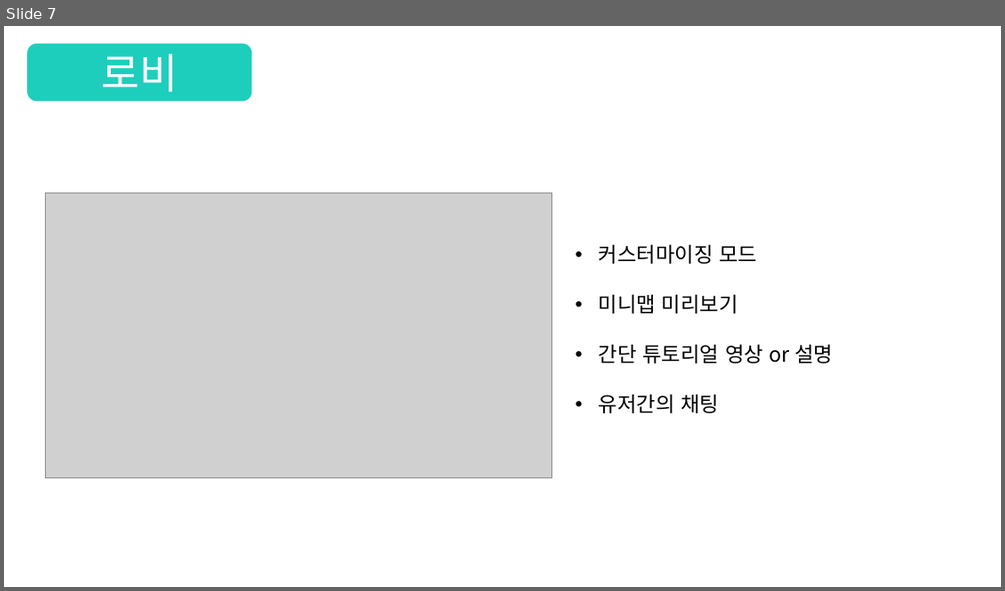
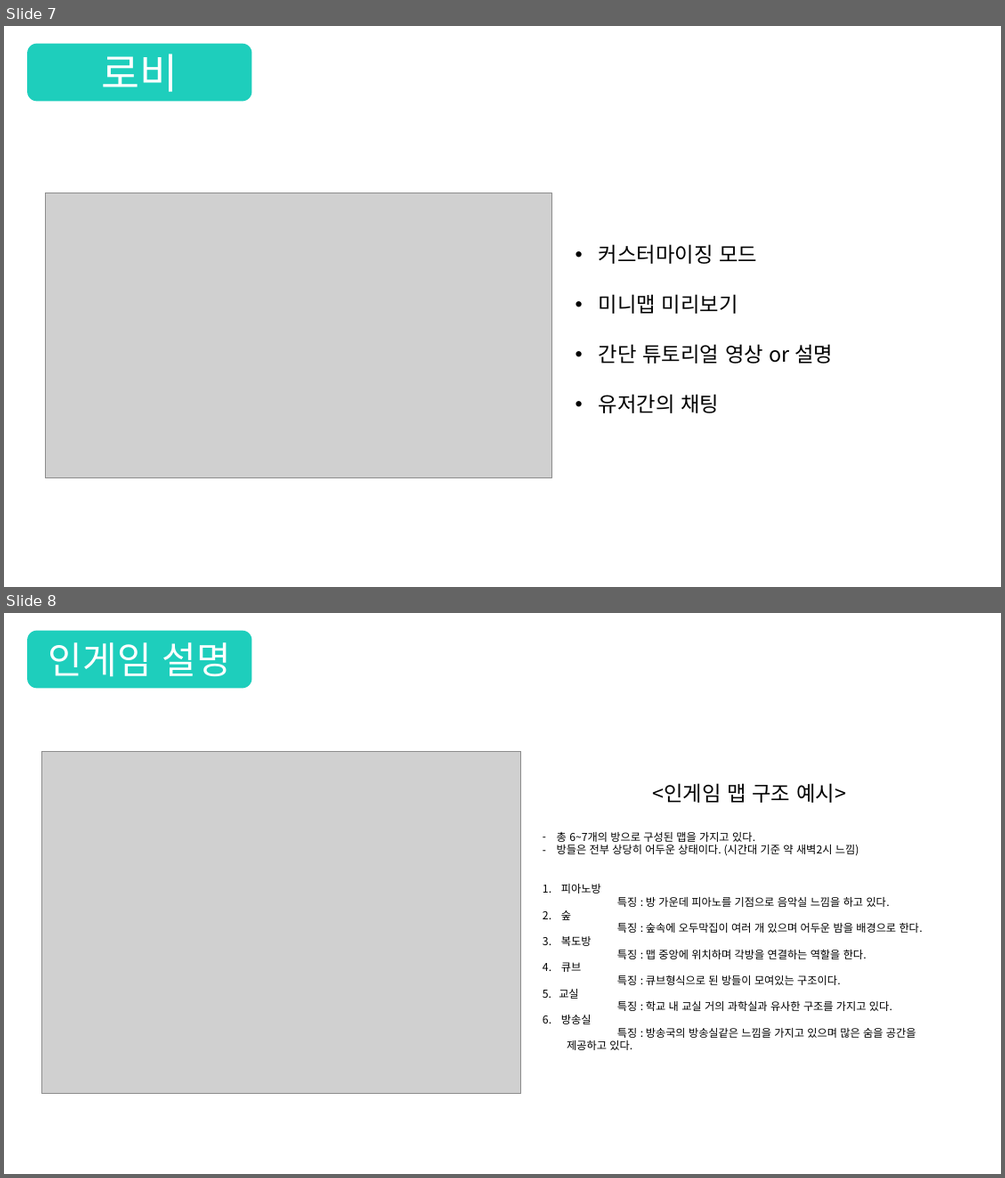
Before and after one commit to TUKoreaEscape/Graduation_Project, a slide deck: Graduation_Document/졸업작품제안서.pptx. Shown one above the other, each under a label of ours: slide 7 before the commit, slides 7 and 8 after it. The pictures are 1005x591 and 1005x1178 pixels, drawn with LibreOffice and Linux fonts; fonts in the diff are those of the drawing; grey boxes stand for pictures. Boxes give left, top, right and bottom in pixels: in the first picture for what was removed or moved away, otherwise in the second. Text is boxed around its words. In the diff, an @@ line names an element or a change of style, - is before the commit and + after.

Commit message:
Update 졸업작품제안서.pptx
- 인게임 맵 추가 (완성본아님!)

```diff
--- a/Graduation_Document/졸업작품제안서.pptx
+++ b/Graduation_Document/졸업작품제안서.pptx
@@ slide 8 added at bbox=[4, 613, 1001, 1174], background #FFFFFF @@
@@ rounded rectangle added at bbox=[27, 630, 251, 688], fill #1ECEBC, 36 pt, text #FFFFFF @@
+인게임 설명
@@ triangle added at bbox=[86, 710, 105, 728], fill #FFFFFF, outline #FFFFFF 9.5 pt @@
@@ picture added at bbox=[41, 751, 521, 1094] @@
@@ text added at bbox=[557, 783, 922, 1050], 10.5 pt, text #000000 @@
+<인게임 맵 구조 예시>
+– 총 6~7개의 방으로 구성된 맵을 가지고 있다.
+– 방들은 전부 상당히 어두운 상태이다. (시간대 기준 약 새벽2시 느낌)
+1. 피아노방
+특징 : 방 가운데 피아노를 기점으로 음악실 느낌을 하고 있다.
+2. 숲
+특징 : 숲속에 오두막집이 여러 개 있으며 어두운 밤을 배경으로 한다.
+3. 복도방
+특징 : 맵 중앙에 위치하며 각방을 연결하는 역할을 한다.
+4. 큐브
+특징 : 큐브형식으로 된 방들이 모여있는 구조이다.
+5. 교실
+특징 : 학교 내 교실 거의 과학실과 유사한 구조를 가지고 있다.
+6. 방송실
+특징 : 방송국의 방송실같은 느낌을 가지고 있으며 많은 숨을 공간을 제공하고 있다.
```
Also in this commit, not shown: 1 slide changed.
